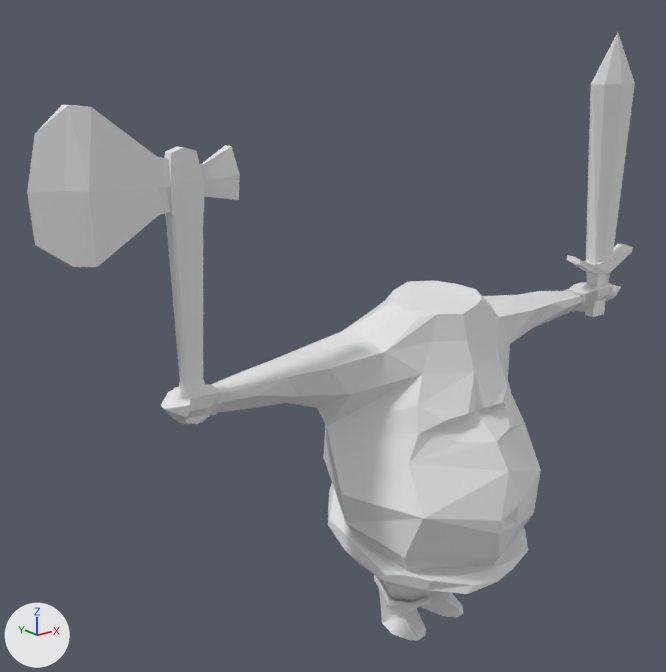
The Blender file Assets/Resources/Models/Raw_files/Fatguy/Hemburger.blend: old version first, new version second.
One viewpoint serves both versions: a 50 mm camera at (-2.79, -6.73, 3.15) aimed at (0.76, -2.3, 1.38). The axes (+X, +Y, +Z) are drawn at lower left. The lights are the same throughout. Materials are left out; every surface is plain grey.
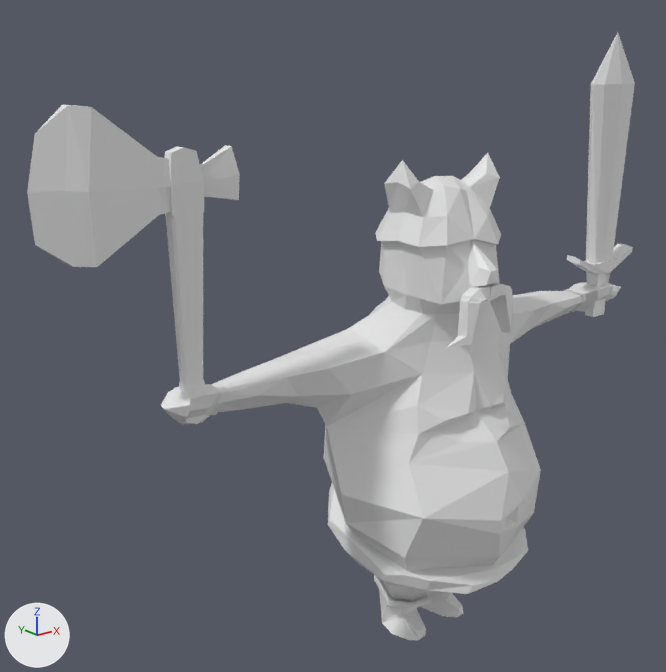
Commit message: Hemburger update

What the commit changed:
me_cube_001 is used by ob_cube; location (0.0, 0.0, 0.0).
me_cube_001 had 583 vertices, 719 faces and spanned x -1.26..3.36, y -3.31..-1.91, z -0.85..3.26.
me_cube_001 now has 765 vertices, 921 faces and spans x -1.26..3.36, y -3.31..-1.91, z -0.85..3.26.
me_cube_001 part 1: a new loose piece of 88 vertices spanning x 0.9..1.74, y -2.95..-2.32, z 1.98..2.53.
Part 2, on me_cube_001:
3 vertices are removed from x 1.05..1.46, y -2.78..-2.65, z 1.56..1.62.
12 faces are deleted.
1 vertex moves from x 0.96, y -2.2, z 1.38 to x 0.96, y -2.2, z 1.3.
97 vertices are added at x 0.95..1.7, y -3.15..-2.35, z 1.44..2.31.
114 new faces join them.

What differs and where, as boxes (x1, y1, x2, y2) in the pictures (666 x 672 px):
part 1 of me_cube_001, added
    after: (375, 153, 501, 247)
part 2 of me_cube_001, built on
    before: (343, 281, 482, 352)
    after: (348, 240, 514, 352)
